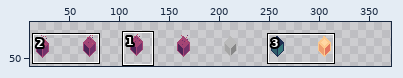
File history of a sprite sheet, bleed-client/images/items.png. Above: a wide view before the commit, with the close-up outlined.
Close-up. The starting point:
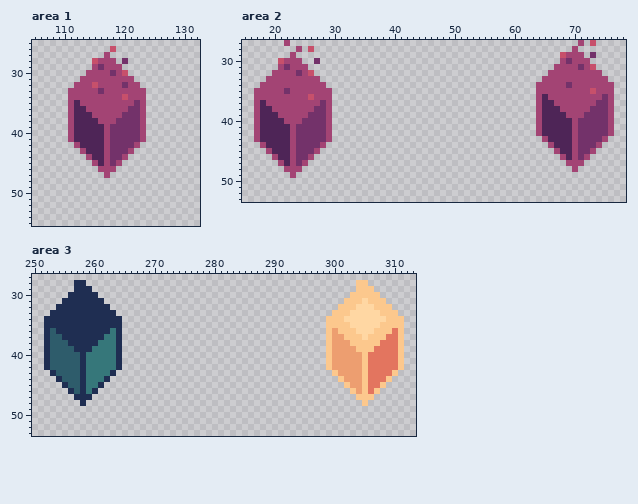
The file is 329x71 pixels. Shown: area 1: x 105..132, y 25..55; area 2: x 15..78, y 27..53; area 3: x 250..313, y 27..53. The old version is drawn lined up with the new one, on the new canvas. The wide view leaves out empty margins. The commit also changed other parts of the picture, which this record leaves out.
After:
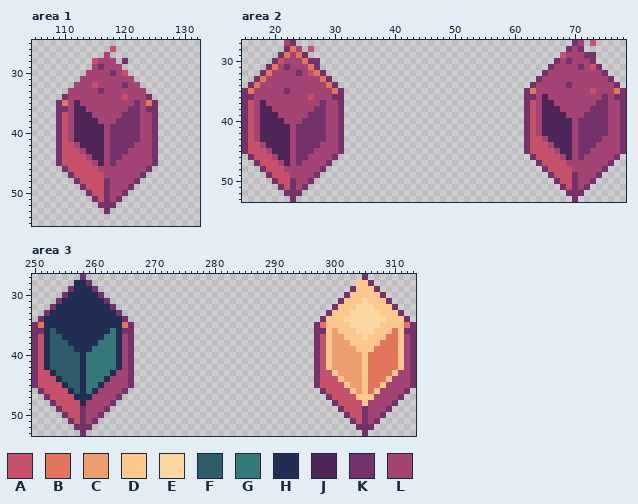
Palette (. is transparent): A #c7506b  B #e3755f  C #ed9e70  D #fcc88d  E #ffd7a3  F #2e5c6b  G #36777a  H #1f2e52  J #4e2557  K #73326a  L #a34474
Difference:
canvas 329x71 -> 376x71
Changed rows in their new state; - is an unchanged pixel.
Area 1:
first column x 109:
34 -K-------------K-
35 KB-------------BK
36 KK-------------KK
37 KA-------------LK
38 KA-------------LK
39 KA-------------LK
40 KA-------------LK
41 KA-------------LK
42 KAA-----------LLK
43 KAAA---------LLLK
44 KAAAA-------LLLLK
45 KAAAAA-----LLLLLK
46 -KAAAAA---LLLLLK-
47 --KAAAAA-LLLLLK--
48 ---KAAAAKLLLLK---
49 ----KAAAKLLLK----
50 -----KAAKLLK-----
51 ------KAKLK------
52 -------KKK-------
53 --------K--------
Area 2:
first column x 15:
27 --------K----------------------------------------------K--------
28 -------KB---------------------------------------------K-K-------
29 ------KB-BK----------------------------------------------K------
30 -----K----BK----------------------------------------K-----K-----
31 ----KB-----BK--------------------------------------K-------K----
32 ---KB-------BK------------------------------------K---------K---
33 --KB---------BK----------------------------------K-----------K--
34 -KB-----------BK--------------------------------K-------------K-
35 KB-------------BK------------------------------KB-------------BK
36 KK-------------KK------------------------------KK-------------KK
37 KA-------------LK------------------------------KA-------------LK
38 KA-------------LK------------------------------KA-------------LK
39 KA-------------LK------------------------------KA-------------LK
40 KA-------------LK------------------------------KA-------------LK
41 KA-------------LK------------------------------KA-------------LK
42 KA-------------LK------------------------------KA-------------LK
43 KA-------------LK------------------------------KAA-----------LLK
44 KAA-----------LLK------------------------------KAAA---------LLLK
45 KAAA---------LLLK------------------------------KAAAA-------LLLLK
46 -KAAA-------LLLK--------------------------------KAAAA-----LLLLK-
47 --KAAA-----LLLK----------------------------------KAAAA---LLLLK--
48 ---KAAA---LLLK------------------------------------KAAAA-LLLLK---
49 ----KAAA-LLLK--------------------------------------KAAAKLLLK----
50 -----KAAKLLK----------------------------------------KAAKLLK-----
51 ------KAKLK------------------------------------------KAKLK------
52 -------KKK--------------------------------------------KKK-------
53 --------K----------------------------------------------K--------
Area 3:
first column x 250:
27 --------K----------------------------------------------K--------
28 ---------K----------------------------------------------K-------
29 ------K---K------------------------------------------K---K------
30 -----K-----K----------------------------------------K-----K-----
31 ----K-------K--------------------------------------K-------K----
32 ---K---------K------------------------------------K---------K---
33 --K-----------K----------------------------------K-----------K--
34 -K-------------K--------------------------------K-------------K-
35 KB-------------BK------------------------------KB-------------BK
36 KK-------------KK------------------------------KK-------------KK
37 KA-------------LK------------------------------KA-------------LK
38 KA-------------LK------------------------------KA-------------LK
39 KA-------------LK------------------------------KA-------------LK
40 KA-------------LK------------------------------KA-------------LK
41 KA-------------LK------------------------------KA-------------LK
42 KA-------------LK------------------------------KA-------------LK
43 KAA-----------LLK------------------------------KAA-----------LLK
44 KAAA---------LLLK------------------------------KAAA---------LLLK
45 KAAAA-------LLLLK------------------------------KAAAA-------LLLLK
46 -KAAAA-----LLLLK--------------------------------KAAAA-----LLLLK-
47 --KAAAA---LLLLK----------------------------------KAAAA---LLLLK--
48 ---KAAAA-LLLLK------------------------------------KAAAA-LLLLK---
49 ----KAAAKLLLK--------------------------------------KAAAKLLLK----
50 -----KAAKLLK----------------------------------------KAAKLLK-----
51 ------KAKLK------------------------------------------KAKLK------
52 -------KKK--------------------------------------------KKK-------
53 --------K----------------------------------------------K--------
Boxes around the changes in both close-ups, in picture pixels (x1, y1, x2, y2):
added: (56, 94, 158, 214)
added: (242, 40, 344, 202)
added: (524, 40, 626, 202)
added: (32, 274, 134, 436)
added: (314, 274, 416, 436)
